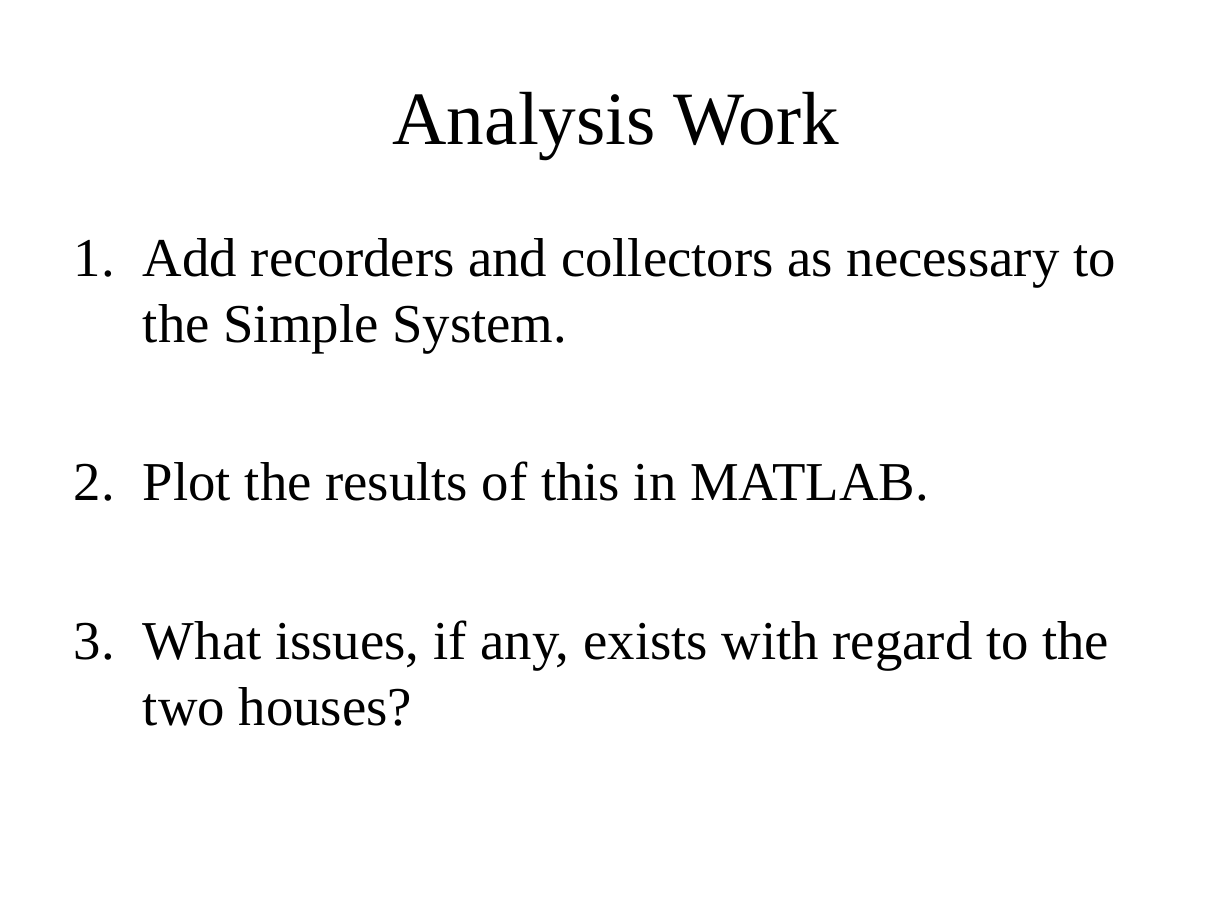
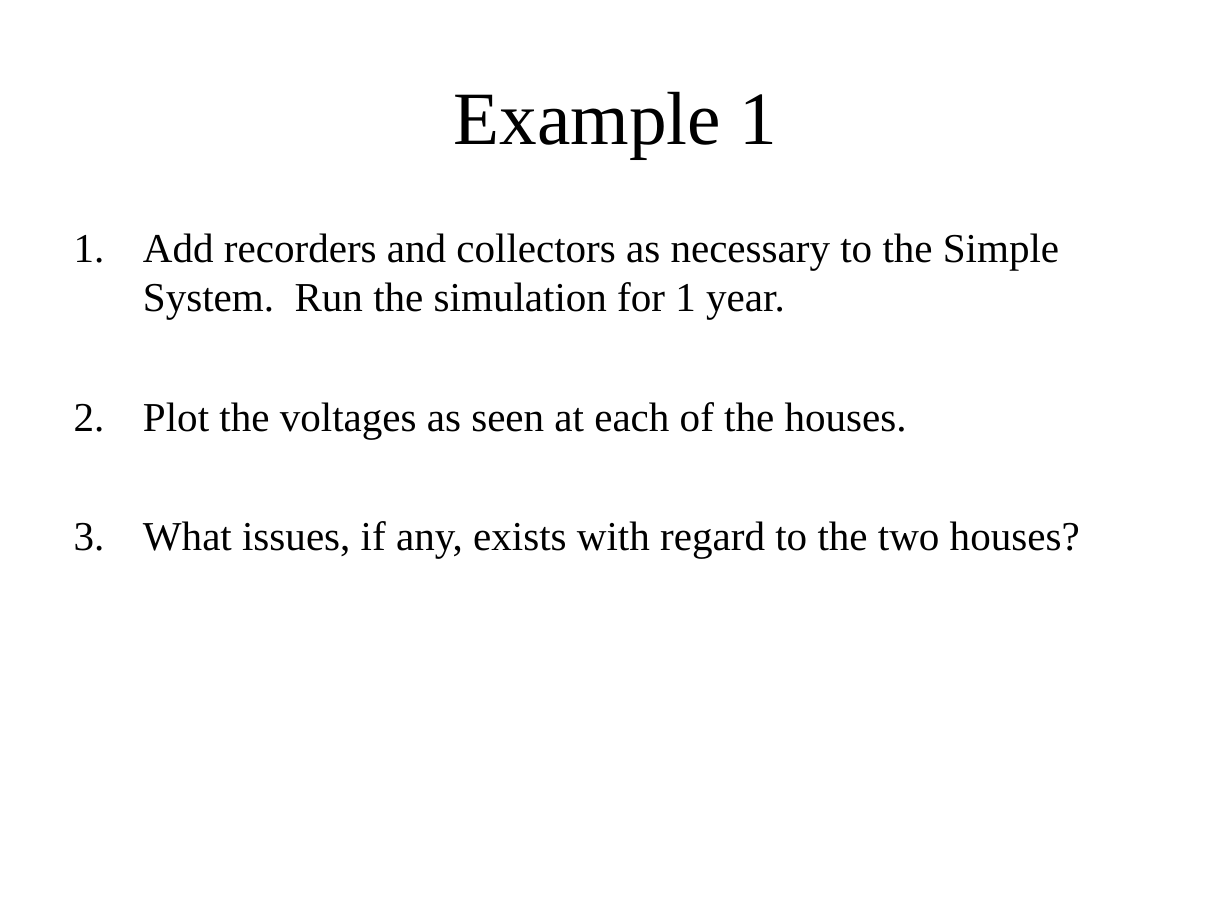
Before and after one commit to gridlab-d/course, a slide deck: slide 12 of Distribution_Analysis_Course/1.0 - Anual_Analysis.ppt. Drawn at 1232x924 pixels with LibreOffice and Linux fonts; fonts in the diff are those of the drawing. Boxes give left, top, right and bottom in pixels: in the first picture for what was removed or moved away, otherwise in the second. Text is boxed around its words. In the diff, an @@ line names an element or a change of style, - is before the commit and + after.

```diff
--- a/Distribution_Analysis_Course/1.0 - Anual_Analysis.ppt
+++ b/Distribution_Analysis_Course/1.0 - Anual_Analysis.ppt
@@ title at [454,91,778,158]: text changed @@
-Analysis Work
+Example 1
@@ text at [143,233,1059,438]: text changed; size 32 to 24 pt @@
-1. Add recorders and collectors as necessary to the Simple System.
-2. Plot the results of this in MATLAB.
+1. Add recorders and collectors as necessary to the Simple System. Run the simulation for 1 year.
+2. Plot the voltages as seen at each of the houses.
@@ text at [143,521,1080,558]: size 32 to 24 pt in "What issues, if any, exists with regard ..."; less space between paragraphs @@
```
Also in this commit, not shown: 1 other slide changed, 1 slide added.
